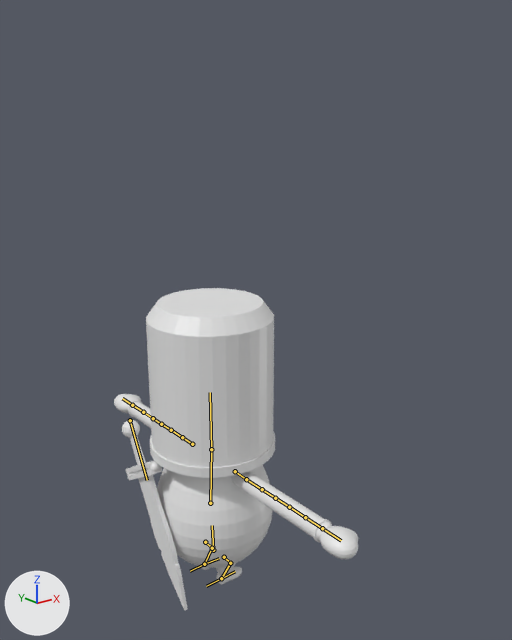
The FBX model Assets/Resources/Models/lovejam_player.fbx as it was, and as the next commit left it.
Both versions are drawn from a camera (50 mm lens) standing at (-6.08, -8.74, 8.23) and looking at (1.02, 0.13, 4.68). The lights are fixed; the arrows at lower left show +X, +Y and +Z. The bones that bend it are drawn over the model as lines.

Objects in the first picture: 'Cube', 'Knight'.
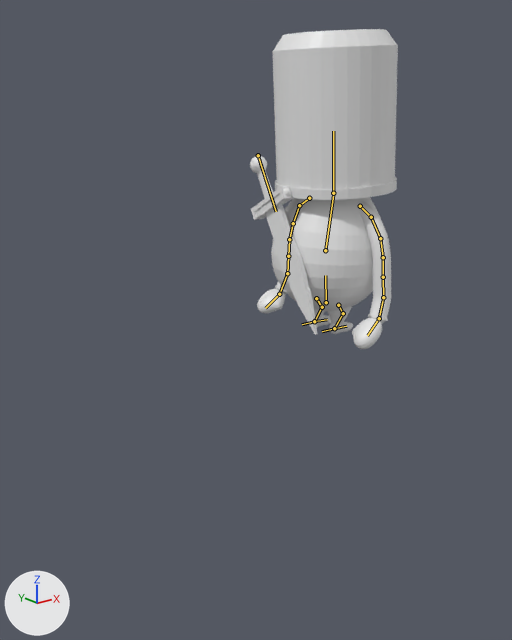
The newer file adds an action. The first version stands in its rest pose; the second is drawn at frame 60 of the action 'Armature|FinishClimbingLadder1'.

Where the change shows, as pixel boxes [x1, y1, x2, y2] in the pictures (512 x 640 px):
'Knight', posed (42% narrower, 8% taller)
    before: [114, 288, 358, 584]
    after: [257, 29, 398, 349]
'Cube', posed (6% shorter)
    before: [122, 420, 187, 611]
    after: [250, 156, 318, 335]
bone 'PelvisBone', root to tip
    before: (213, 550) to (212, 525)
    after: (326, 302) to (325, 275)
bone 'UpperBodyBone', root to tip
    before: (210, 503) to (211, 448)
    after: (325, 250) to (334, 191)
bone 'HeadBone', root to tip
    before: (211, 449) to (210, 392)
    after: (333, 193) to (333, 131)
bone 'ArmLeft1Bone', root to tip
    before: (192, 444) to (182, 437)
    after: (309, 198) to (299, 205)
bone 'ArmLeft2Bone', root to tip
    before: (182, 437) to (171, 430)
    after: (299, 205) to (293, 223)
bone 'ArmLeft3Bone', root to tip
    before: (171, 430) to (161, 424)
    after: (293, 223) to (289, 239)
bone 'Bone.016', root to tip
    before: (161, 424) to (153, 418)
    after: (289, 239) to (288, 256)
bone 'HandLeftBone.001', root to tip
    before: (143, 412) to (132, 405)
    after: (287, 273) to (279, 294)
bone 'HandLeftBone.002', root to tip
    before: (132, 405) to (122, 398)
    after: (279, 294) to (265, 308)
bone 'ArmLeft1Bone.001', root to tip
    before: (235, 471) to (246, 479)
    after: (360, 206) to (371, 217)
bone 'ArmLeft2Bone.001', root to tip
    before: (246, 479) to (262, 489)
    after: (371, 217) to (380, 238)
bone 'ArmLeft3Bone.001', root to tip
    before: (262, 489) to (275, 498)
    after: (380, 238) to (383, 257)
bone 'Bone.017', root to tip
    before: (275, 498) to (289, 507)
    after: (383, 257) to (383, 277)
bone 'HandLeftBone.004', root to tip
    before: (305, 517) to (322, 528)
    after: (383, 297) to (379, 318)
bone 'HandLeftBone.005', root to tip
    before: (322, 528) to (341, 540)
    after: (379, 318) to (367, 335)
bone 'Bone', root to tip
    before: (130, 420) to (147, 480)
    after: (258, 155) to (276, 211)

The change in detail:
Bone 'PelvisBone' (bone_pelvisbone) moves from (0.0, 0.0, 0.0) to (2.71, 3.91, 0.0).
Bone 'UpperBodyBone' (bone_upperbodybone) turns from (0, 0, 0) to (0, 0, -7) degrees about its own x, y and z.
Bone 'HeadBone' (bone_headbone) turns from (0, 0, 0) to (0, 0, 10) degrees about its own x, y and z.
Bone 'ArmLeft1Bone' (bone_armleft1bone) turns from (0, 0, 0) to (-3, -5, 32) degrees about its own x, y and z.
Bone 'ArmLeft2Bone' (bone_armleft2bone) turns from (0, 0, 0) to (-33, 0, 0) degrees about its own x, y and z.
Bone 'ArmLeft3Bone' (bone_armleft3bone) turns from (0, 0, 0) to (-12, 1, 0) degrees about its own x, y and z.
Bone 'Bone.016' (bone_bone_016) turns from (0, 0, 0) to (-10, 1, -1) degrees about its own x, y and z.
Bone 'HandLeftBone.001' (bone_handleftbone_001) turns from (0, 0, 0) to (0, 2, 22) degrees about its own x, y and z.
Bone 'HandLeftBone.002' (bone_handleftbone_002) turns from (0, 0, 0) to (-67, 84, -31) degrees about its own x, y and z.
Bone 'ArmLeft1Bone.001' (bone_armleft1bone_001) turns from (0, 0, 0) to (3, 5, 31) degrees about its own x, y and z.
Bone 'ArmLeft2Bone.001' (bone_armleft2bone_001) turns from (0, 0, 0) to (0, 0, 25) degrees about its own x, y and z.
Bone 'ArmLeft3Bone.001' (bone_armleft3bone_001) turns from (0, 0, 0) to (0, 0, 20) degrees about its own x, y and z.
Bone 'Bone.017' (bone_bone_017) turns from (0, 0, 0) to (0, 1, 10) degrees about its own x, y and z.
Bone 'HandLeftBone.004' (bone_handleftbone_004) turns from (0, 0, 0) to (-19, -3, 0) degrees about its own x, y and z.
Bone 'HandLeftBone.005' (bone_handleftbone_005) turns from (0, 0, 0) to (-74, -61, 78) degrees about its own x, y and z.
Bone 'Bone' (bone_bone) moves from (0.0, 0.0, 0.0) to (2.6, -3.57, -2.07).
